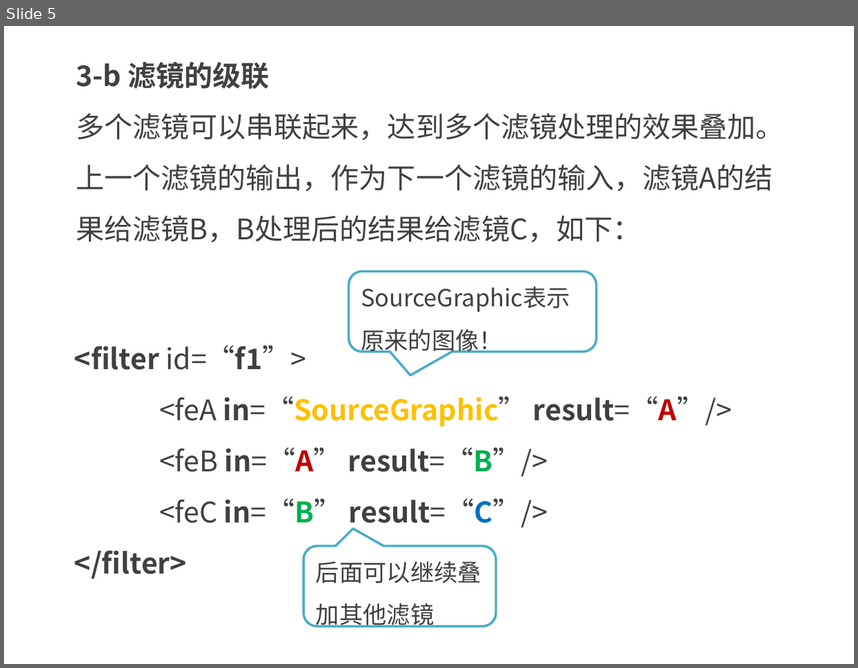
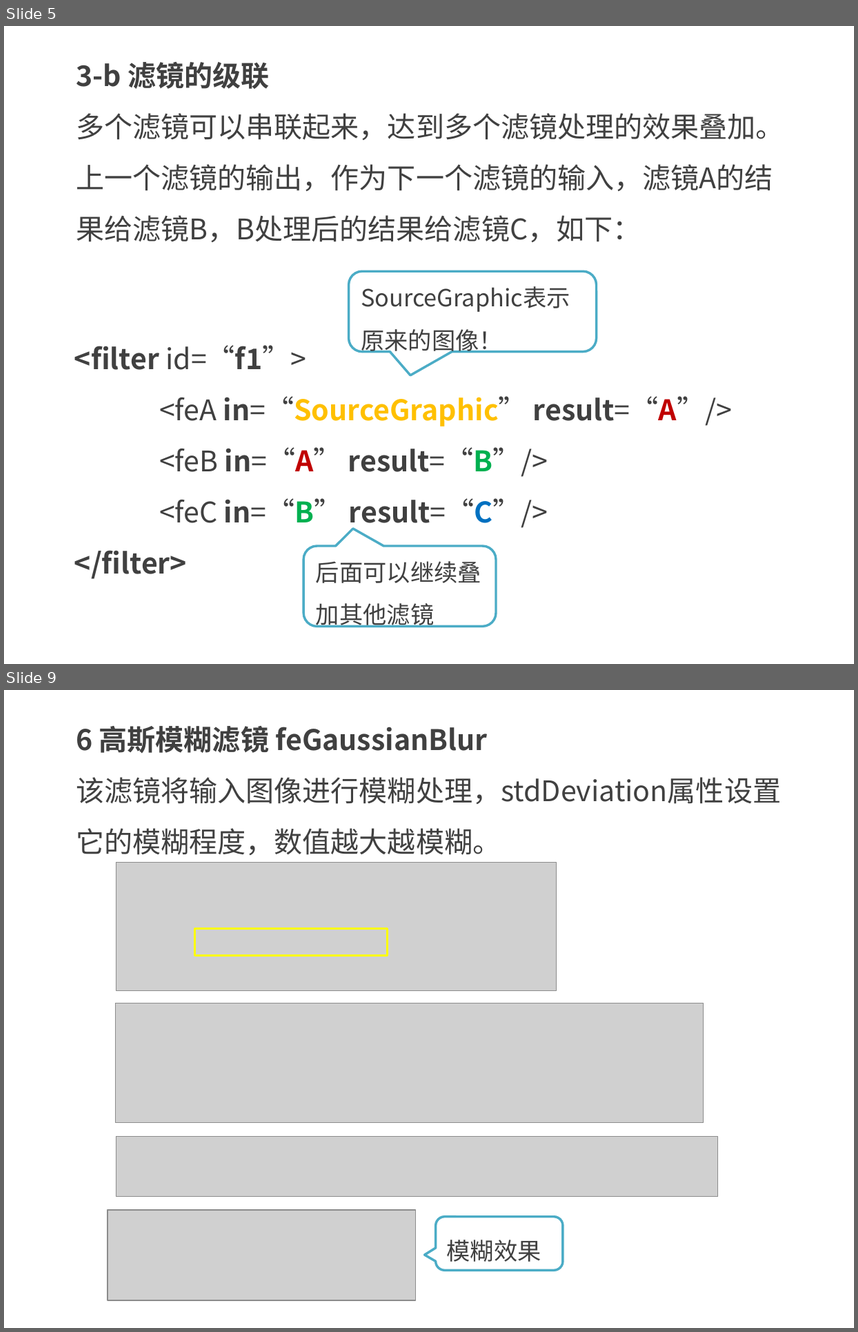
Before and after one commit to kong66/webAni, a slide deck: 13-svg-filter1/svg-filter-1.pptx. Shown one above the other, each under a label of ours: slide 5 before the commit, slides 5 and 9 after it; the slides between them are not shown. The pictures are 858x668 and 858x1332 pixels, drawn with LibreOffice and Linux fonts; fonts in the diff are those of the drawing; grey boxes stand for pictures. Boxes give left, top, right and bottom in pixels: in the first picture for what was removed or moved away, otherwise in the second. Text is boxed around its words. In the diff, an @@ line names an element or a change of style, - is before the commit and + after.

```diff
--- a/13-svg-filter1/svg-filter-1.pptx
+++ b/13-svg-filter1/svg-filter-1.pptx
@@ slide 9 added at (4, 690, 854, 1328), background #FFFFFF @@
@@ text added at (76, 726, 781, 855), 24 pt, text #404040 @@
+6 高斯模糊滤镜 feGaussianBlur
+该滤镜将输入图像进行模糊处理，stdDeviation属性设置它的模糊程度，数值越大越模糊。
@@ picture added at (116, 862, 557, 990) @@
@@ rectangle added at (194, 929, 388, 955), outline #FFFF00 2 pt @@
@@ picture added at (115, 1003, 704, 1123) @@
@@ picture added at (116, 1136, 717, 1196) @@
@@ picture added at (107, 1210, 417, 1299) @@
@@ rounded speech box added at (436, 1216, 564, 1270), fill #FFFFFF, outline #4BACC6 2 pt, 20 pt, text #404040 @@
+模糊效果
```
Also in this commit, not shown: 6 slides changed, 16 other slides added, 5 slides removed, 26 other files.
